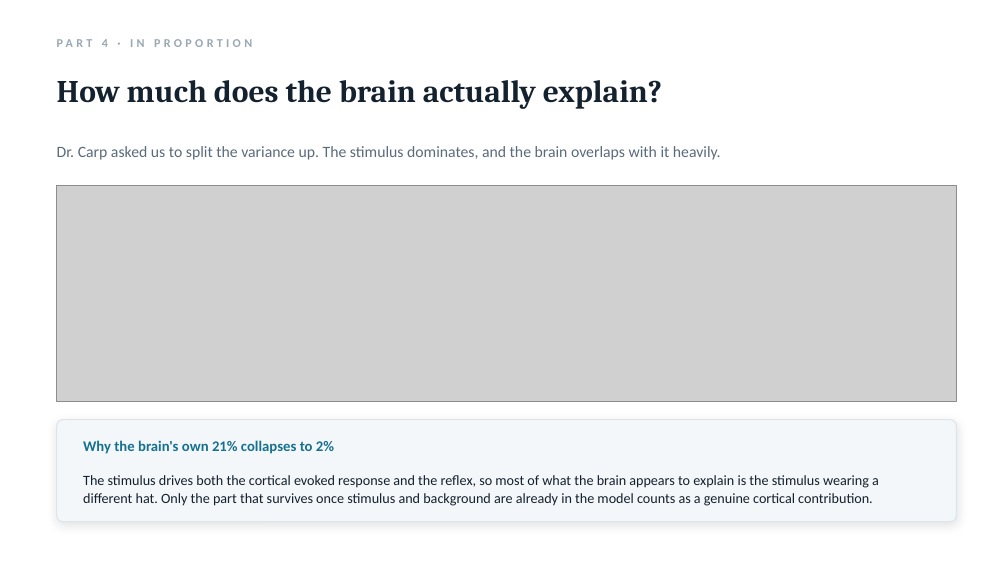
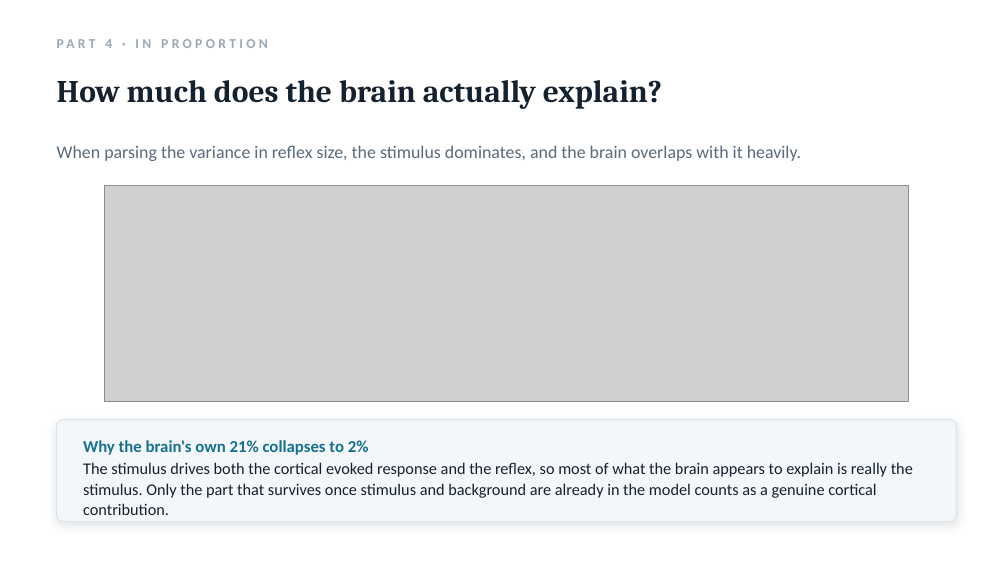
Before and after one commit to switchrao777/hroc-ncan, a slide deck: slide 22 of slides/HROC_Team_Presentation.pptx. Drawn at 1008x567 pixels with LibreOffice and Linux fonts; fonts in the diff are those of the drawing; grey boxes stand for pictures. Boxes give left, top, right and bottom in pixels: in the first picture for what was removed or moved away, otherwise in the second. Text is boxed around its words. In the diff, an @@ line names an element or a change of style, - is before the commit and + after.

```diff
--- a/slides/HROC_Team_Presentation.pptx
+++ b/slides/HROC_Team_Presentation.pptx
@@ text "PART 4 · IN PROPORTION" at [105,39,112,48]: size 11.5 to 13 pt @@
@@ text at [57,145,801,161]: text changed; size 15 to 17 pt @@
-Dr. Carp asked us to split the variance up. The stimulus dominates, and the brain overlaps with it heavily.
+When parsing the variance in reflex size, the stimulus dominates, and the brain overlaps with it heavily.
@@ picture: place and size @@
-picture at [57,185,957,402]
+picture at [104,185,909,402]
@@ text "Why the brain's own 21% ..." at [83,440,369,455]: size 14 to 16 pt @@
@@ text at [83,462,913,515]: text changed; size 13.5 to 15.5 pt @@
-The stimulus drives both the cortical evoked response and the reflex, so most of what the brain appears to explain is the stimulus wearing a different hat. Only the part that survives once stimulus and background are already in the model counts as a genuine cortical contribution.
+The stimulus drives both the cortical evoked response and the reflex, so most of what the brain appears to explain is really the stimulus. Only the part that survives once stimulus and background are already in the model counts as a genuine cortical contribution.
```
Also in this commit, not shown: 32 other slides changed, 1 slide added, 1 slide removed, 31 other files.
